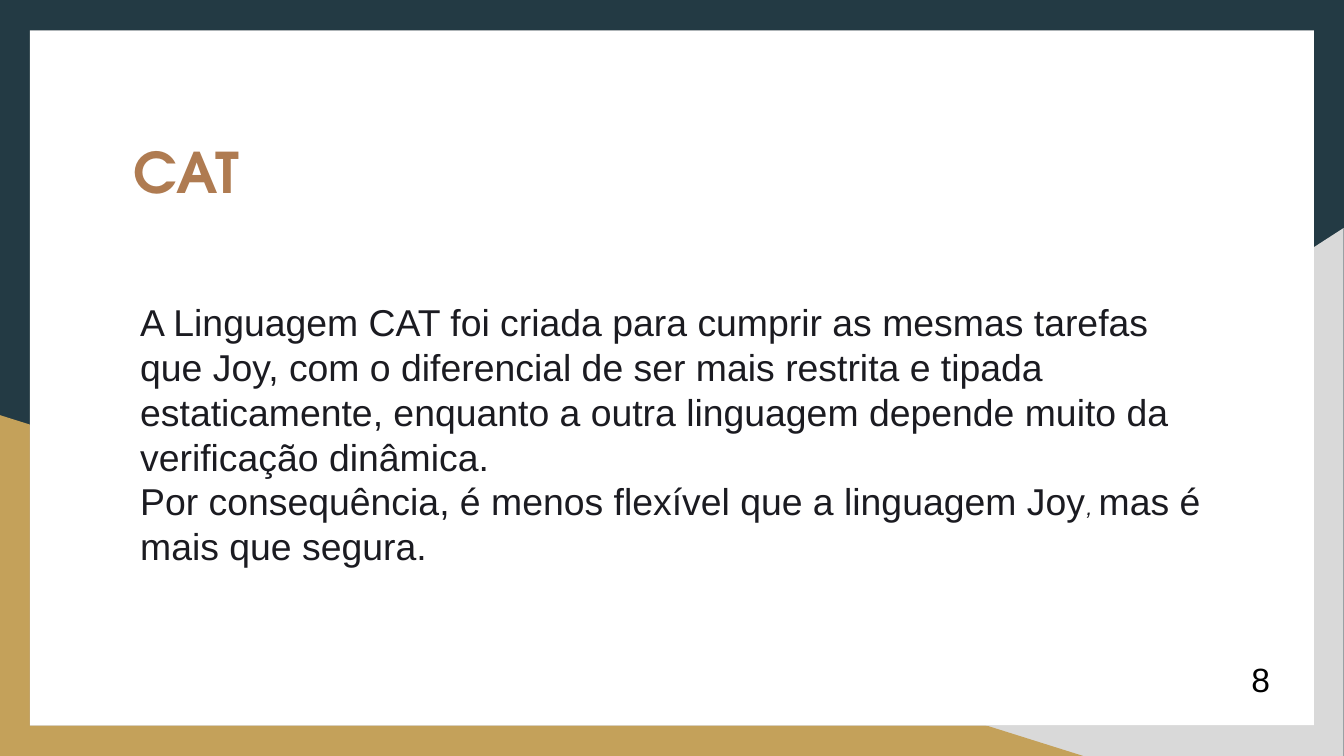
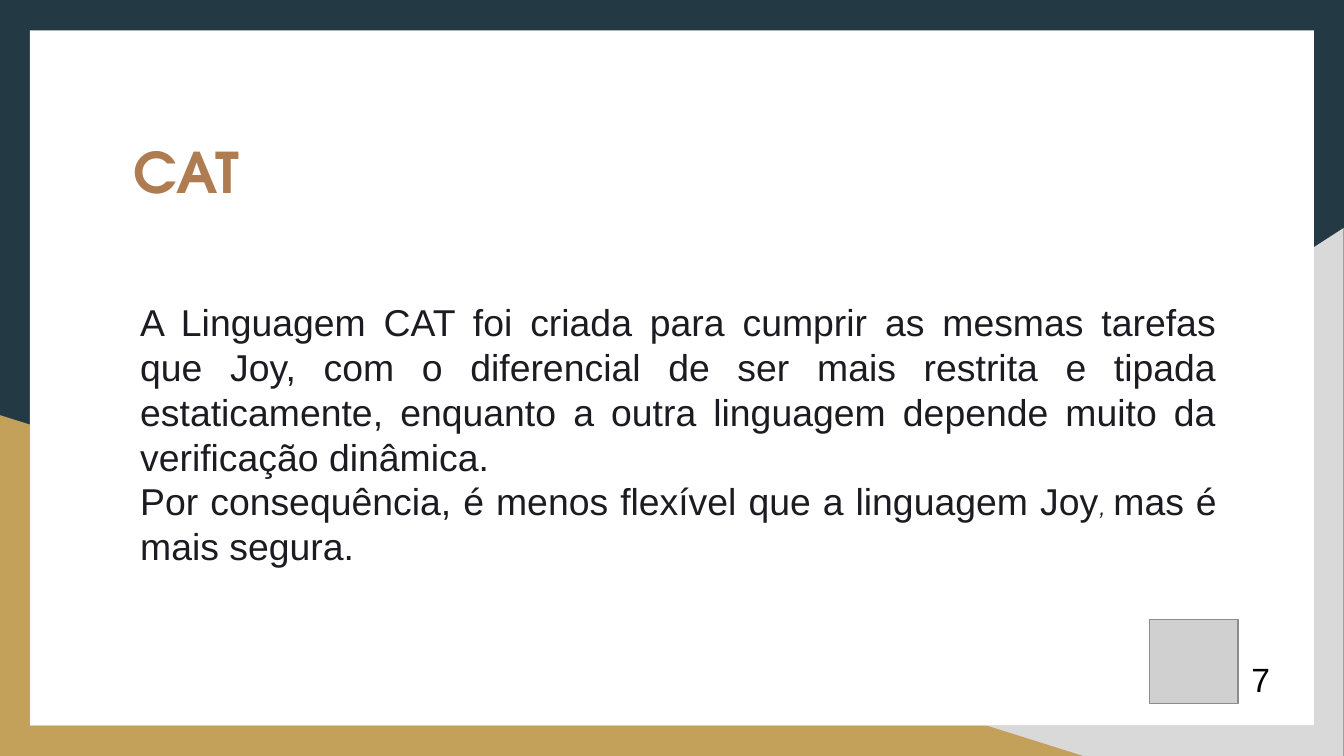
Before and after one commit to wellshiniti/Cat-Joy, a slide deck: slide 7 of PARADIGMA_FUNCIONAL__Linguagens_CAT_e_JOY_2.pptx. Drawn at 1344x756 pixels with LibreOffice and Linux fonts; fonts in the diff are those of the drawing; grey boxes stand for pictures. Boxes give left, top, right and bottom in pixels: in the first picture for what was removed or moved away, otherwise in the second. Text is boxed around its words. In the diff, an @@ line names an element or a change of style, - is before the commit and + after.

```diff
--- a/PARADIGMA_FUNCIONAL__Linguagens_CAT_e_JOY_2.pptx
+++ b/PARADIGMA_FUNCIONAL__Linguagens_CAT_e_JOY_2.pptx
@@ text at (x1=140, y1=309, x2=1216, y2=478): alignment left to justified @@
@@ text at (x1=140, y1=487, x2=1217, y2=568): text changed @@
-Por consequência, é menos flexível que a linguagem Joy, mas é mais que segura.
+Por consequência, é menos flexível que a linguagem Joy, mas é mais segura.
@@ picture added at (x1=1150, y1=620, x2=1239, y2=703) @@
@@ text at (x1=1251, y1=669, x2=1270, y2=692): text changed @@
-8
+7
```
Also in this commit, not shown: 13 other slides changed, 1 slide added.
